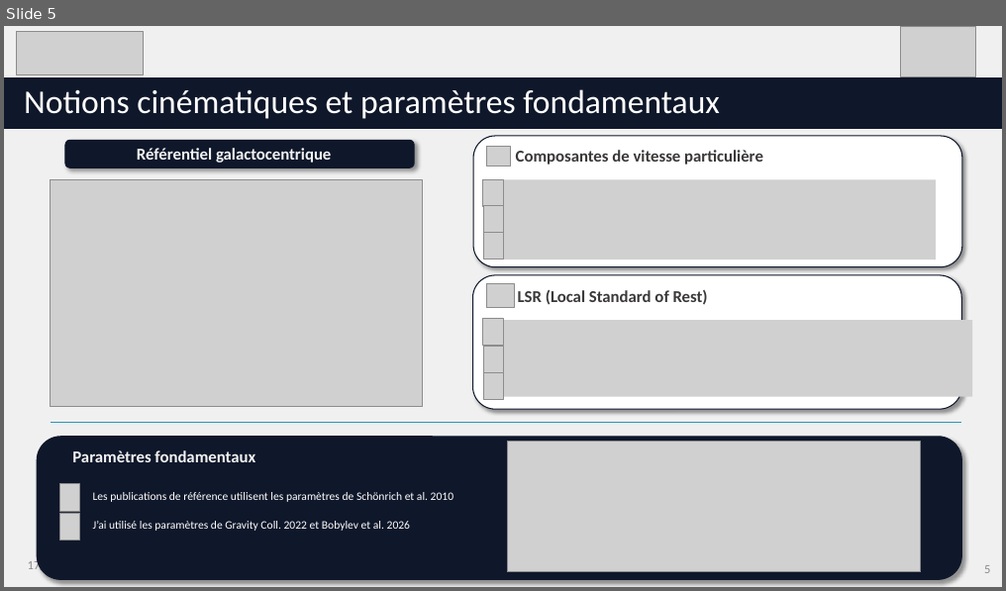
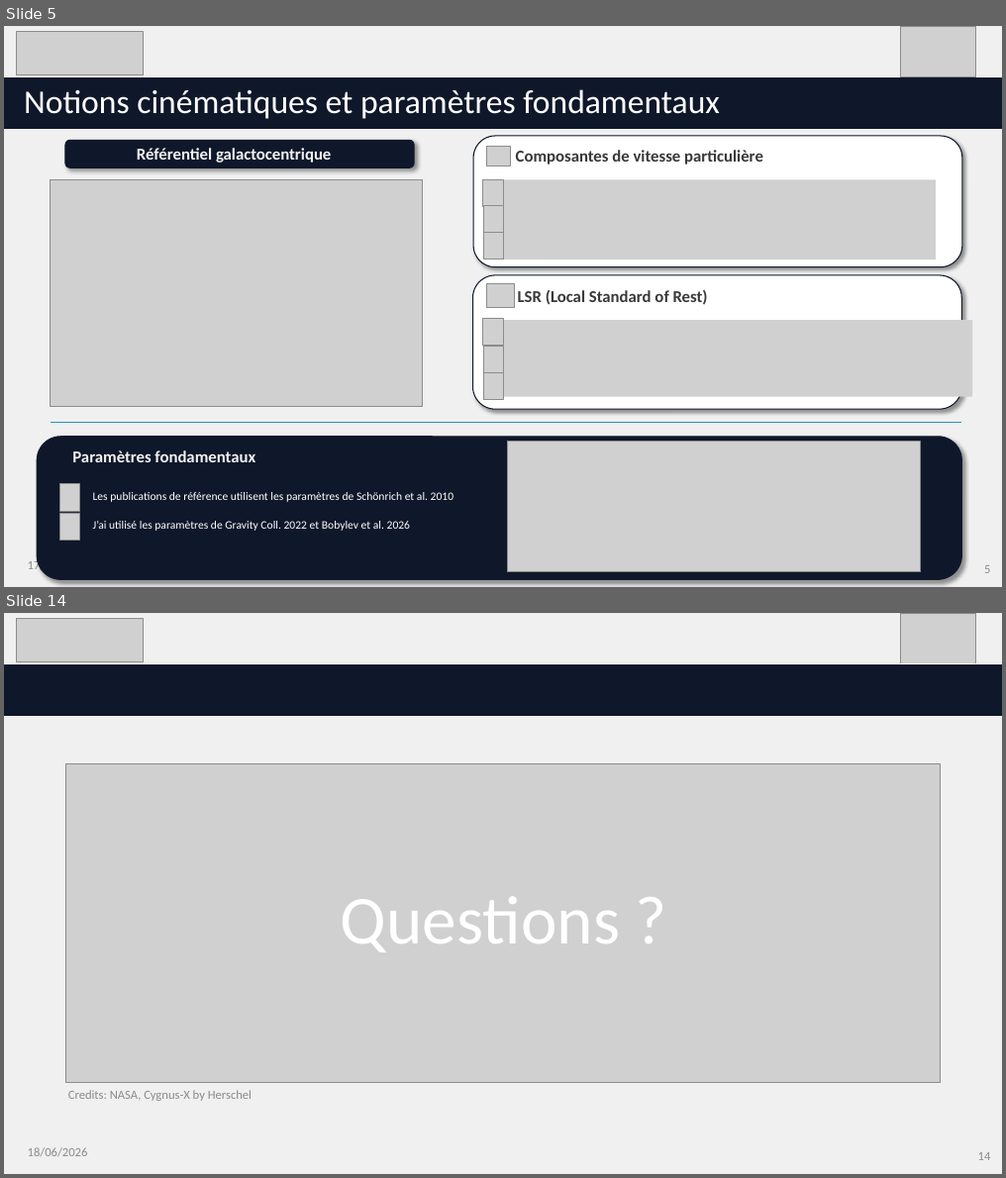
Before and after one commit to KyuriTaima/CygnusDynamics, a slide deck: Présentation/Point equipe FEMIS-SDLC.pptx. Shown one above the other, each under a label of ours: slide 5 before the commit, slides 5 and 14 after it; the slides between them are not shown. The pictures are 1006x591 and 1006x1178 pixels, drawn with LibreOffice and Linux fonts; fonts in the diff are those of the drawing; grey boxes stand for pictures. Boxes give left, top, right and bottom in pixels: in the first picture for what was removed or moved away, otherwise in the second. Text is boxed around its words. In the diff, an @@ line names an element or a change of style, - is before the commit and + after.

```diff
--- a/Présentation/Point equipe FEMIS-SDLC.pptx
+++ b/Présentation/Point equipe FEMIS-SDLC.pptx
@@ slide 14 added at box(4, 613, 1002, 1174), background #D9D9D9 at 39% opacity @@
@@ picture added at box(17, 618, 144, 663) @@
@@ picture added at box(900, 613, 976, 664) @@
@@ rectangle added at box(4, 663, 1002, 716), fill #0F172A, outline #FFFFFF 1 pt @@
@@ picture added at box(66, 764, 941, 1083) @@
@@ text added at box(341, 896, 620, 953), 66 pt, text #FFFFFF @@
+Questions ?
@@ text added at box(68, 1090, 252, 1101), 12 pt, text #8C8C8C @@
+Credits: NASA, Cygnus-X by Herschel
@@ text added at box(28, 1148, 88, 1157), 12 pt, text #8C8C8C @@
+18/06/2026
@@ page number added at box(978, 1153, 991, 1160), 12 pt, text #8C8C8C @@
+14
```
Also in this commit, not shown: 2 slides changed, 6 other slides added, 2 slides removed, 5 other files.
